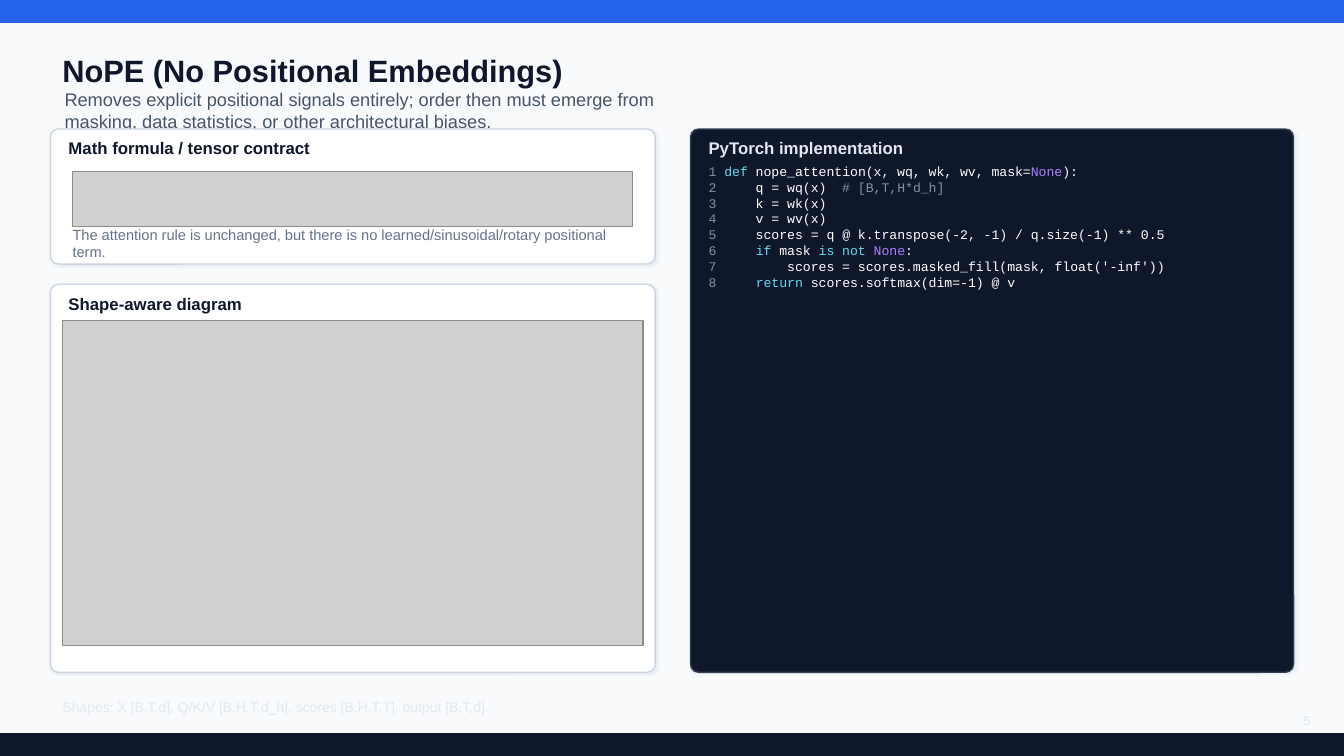
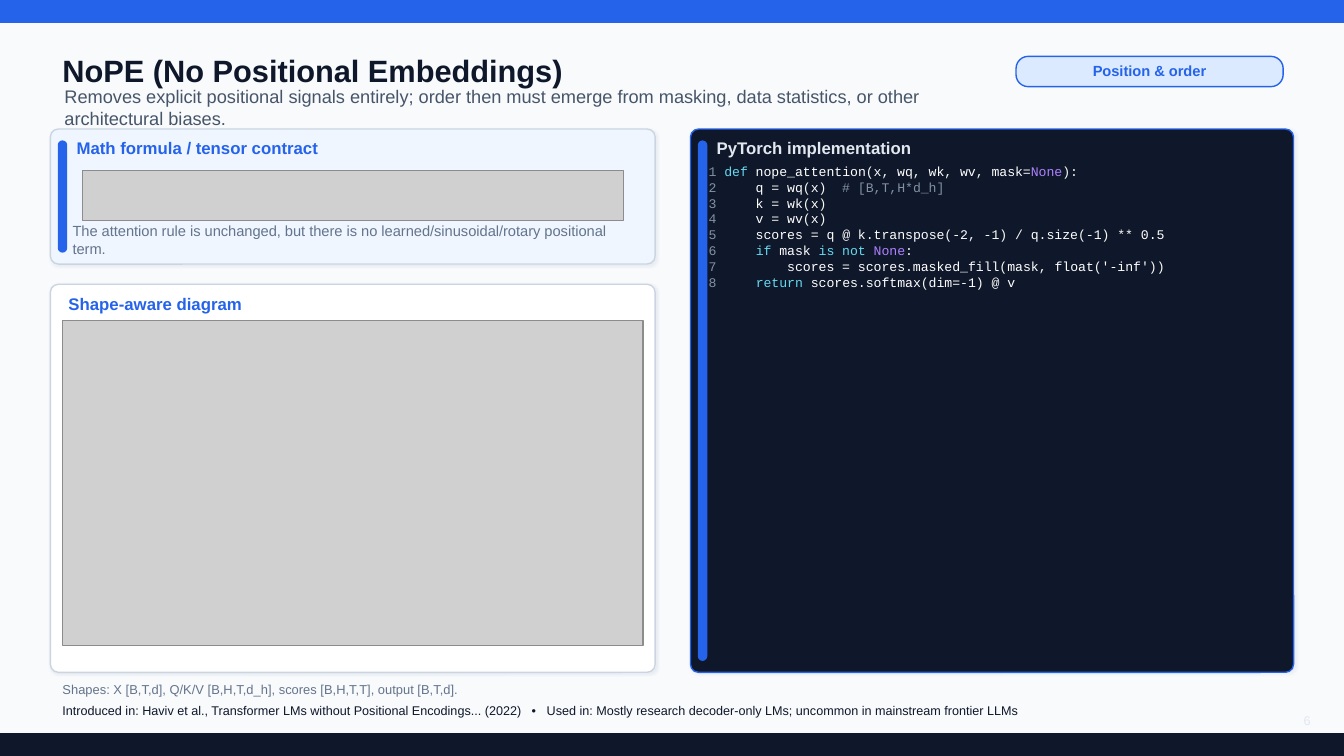
Before and after one commit to ykaitao/AI-ML-Hands-on, a slide deck: slide 6 of lecture_notes/.llms_deck_work/LLMs.pptx (slide 5 before the commit). Drawn at 1344x756 pixels with LibreOffice and Linux fonts; fonts in the diff are those of the drawing; grey boxes stand for pictures. Boxes give left, top, right and bottom in pixels: in the first picture for what was removed or moved away, otherwise in the second. Text is boxed around its words. In the diff, an @@ line names an element or a change of style, - is before the commit and + after.

Commit message:
code simplified further, and LLMs.pptx updated

```diff
--- a/lecture_notes/.llms_deck_work/LLMs.pptx
+++ b/lecture_notes/.llms_deck_work/LLMs.pptx
@@ rounded rectangle added at bbox=[1016, 56, 1284, 87], fill #DBEAFE, outline #2563EB 1 pt @@
@@ text added at bbox=[1093, 65, 1206, 76], 10.5 pt, text #2563EB, bold @@
+Position & order
@@ text "Removes explicit positional signals entirely; ..." rewrapped from bbox=[65, 93, 654, 129] to bbox=[64, 90, 919, 125] @@
@@ rounded rectangle at bbox=[50, 129, 655, 264]: fill #FFFFFF to #EFF6FF @@
@@ rounded rectangle added at bbox=[58, 141, 67, 252], fill #2563EB, outline #2563EB 1 pt @@
@@ text "Math formula / tensor contract" at bbox=[77, 142, 318, 154]: text colour #0F172A to #2563EB @@
@@ text "Math formula / tensor contract": place and size @@
-text "Math formula / tensor contract" at bbox=[68, 142, 310, 154]
+text "Math formula / tensor contract" at bbox=[77, 142, 318, 154]
@@ rounded rectangle at bbox=[691, 129, 1294, 673]: outline #334155 1 pt to #2563EB 1 pt @@
@@ rounded rectangle added at bbox=[699, 141, 707, 660], fill #2563EB, outline #2563EB 1 pt @@
@@ text "PyTorch implementation": place and size @@
-text "PyTorch implementation" at bbox=[709, 142, 903, 158]
+text "PyTorch implementation" at bbox=[717, 142, 911, 158]
@@ picture: place and size @@
-picture at bbox=[73, 171, 633, 227]
+picture at bbox=[83, 170, 624, 221]
@@ text "The attention rule is unchanged, ...": place and size @@
-text "The attention rule is unchanged, ..." at bbox=[73, 229, 606, 257]
+text "The attention rule is unchanged, ..." at bbox=[73, 225, 606, 254]
@@ text "Shape-aware diagram" at bbox=[68, 298, 242, 314]: text colour #0F172A to #2563EB @@
@@ text added at bbox=[62, 684, 457, 697], 9.2 pt, text #64748B @@
+Shapes: X [B,T,d], Q/K/V [B,H,T,d_h], scores [B,H,T,T], output [B,T,d].
@@ text added at bbox=[62, 706, 1018, 718], 9 pt, text #0F172A @@
+Introduced in: Haviv et al., Transformer LMs without Positional Encodings... (2022) • Used in: Mostly research decoder-only LMs; uncommon in mainstream frontier LLMs
```
Also in this commit, not shown: 16 other slides changed, 4 slides added, 8 other files.
